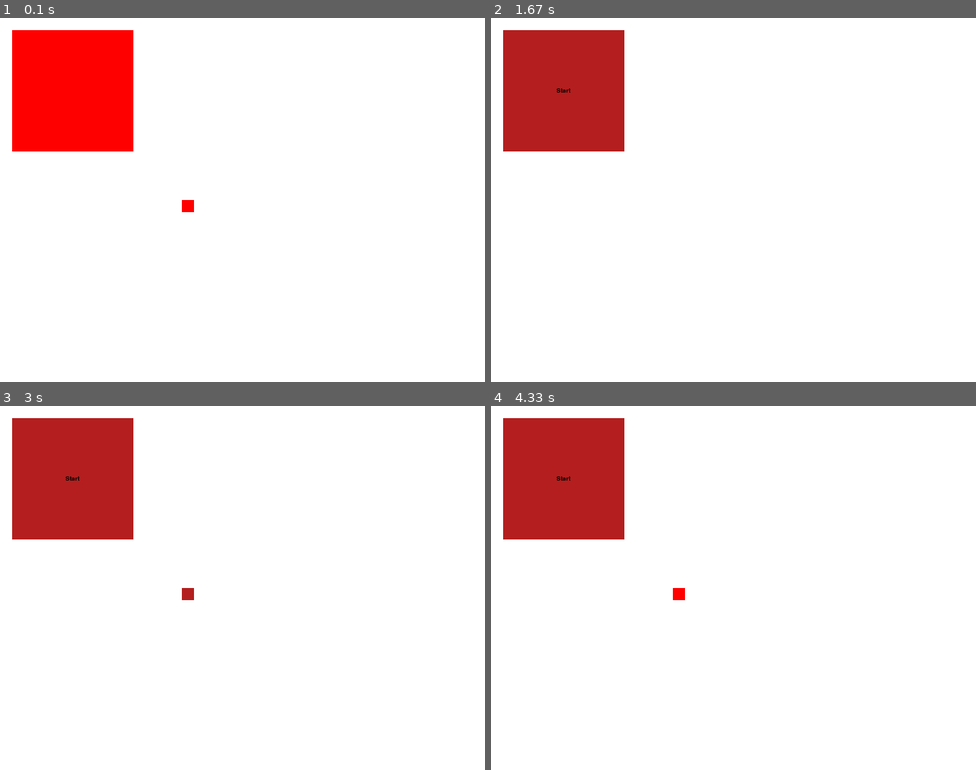
Above: before the commit, frames 1-4 (two rows, left to right).
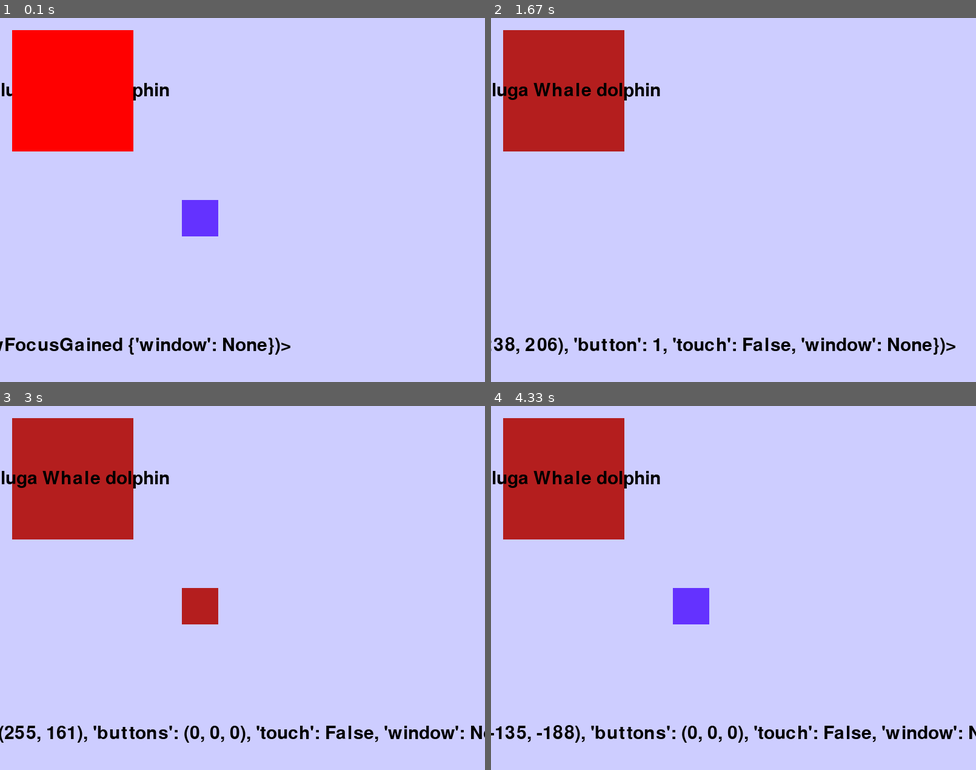
Above: after the commit, the same moments.

Repository: samuelbigio/DrumLooper
Game: pygame game, started from Main/main.py
The game is run twice, just before and just after one commit, with the same random seed, the same clock (stepped at 60 frames per second) and the same inputs.
Inputs (mouse positions are in pixels of both pictures, inside the frame that each line leads up to):
- Up to frame 1 (0.1 s): no input
- Up to frame 2 (1.67 s): press the mouse at (617, 203) at 0.37 s; move the mouse to (699, 243) at 0.47 s; release the mouse at (782, 280) at 0.6 s; click (782, 225) at 0.77 s; click (573, 72) at 1.12 s; click (636, 141) at 1.52 s
- Up to frame 3 (3 s): click (87, 518) at 1.98 s; move the mouse to (164, 467) at 2.3 s; click (164, 467) at 2.52 s; move the mouse to (320, 566) at 2.87 s
- Up to frame 4 (4.33 s): click (811, 566) at 3.12 s; move the mouse to (699, 704) at 3.5 s; click (699, 704) at 3.78 s; move the mouse to (617, 591) at 4.2 s

The runs differ from the first frame. In frame 1, 92% of the frame differs, in the area x 0-100%, y 0-100%; in frame 2, 92%; in frame 3, 92%; in frame 4, 92%.

Commit message:
Testing version Control on Pycharm

Diff:
--- a/Main/main.py
+++ b/Main/main.py
@@ -8,16 +8,18 @@
 displayH = 600
 
 black = (0,0,0)
-white = (255, 255, 255)
+white = (205, 205, 255)
 red = (180,30,30)
 bright_red = (255,0,0)
 
-largeText = pygame.font.Font('freesansbold.ttf',10)
+largeText = pygame.font.Font('freesansbold.ttf',30)
 
 gameDisplay = pygame.display.set_mode((displayW, displayH))
+#gameDisplay2 = pygame.display.set_mode((displayW, displayH))
 pygame.display.set_caption('Never follow their dreams')
+
 clock = pygame.time.Clock()
-pygame.mixer_music.play(-1)
+
 
 def text_objects(text,font, color =black):
     textSurface = font.render(text,True,color)
@@ -36,8 +38,10 @@
 
     if mouse[0] < (x+w) and (y+h > mouse[1]):
         pygame.draw.rect(gameDisplay, otherColor, (x, y, w, h))
+        #pygame.draw.circle(gameDisplay,otherColor,(x+w/2,y+h/2),10)
         if click[0] == 1:
             #pass #is clicked
+            pygame.mixer_music.play(-1)
             pygame.draw.rect(gameDisplay, white, (x, y, w, h))
 
 
@@ -57,17 +61,21 @@
 
             gameDisplay.fill(white)
 
-            button("Start",20,20,200,200,red,bright_red)
-            button("", 300, 300, 20, 20, red, bright_red)
+
+            button("Beluga Whale dolphin",20,20,200,200,red,bright_red)
+            button("", 300, 300, 60, 60, red, (100,50,255))
+
+            TextSurf, TextRect = text_objects(str(event), largeText)
+            TextRect.center = ((displayW/10),(displayH * .9))
+            gameDisplay.blit(TextSurf,TextRect)
+
 
 
             """
-            TextSurf, TextRect = text_objects(Buttonstring, largeText)
-            TextRect.center = ((displayW/3),(displayH/2))
 
             TextSurf2, TextRect2 = text_objects(Buttonstring, largeText, red)
             TextRect2.center = ((displayW *2 / 3), (displayH/ 2))
-            gameDisplay.blit(TextSurf,TextRect)
+
             gameDisplay.blit(TextSurf2, TextRect2)
             """
 
